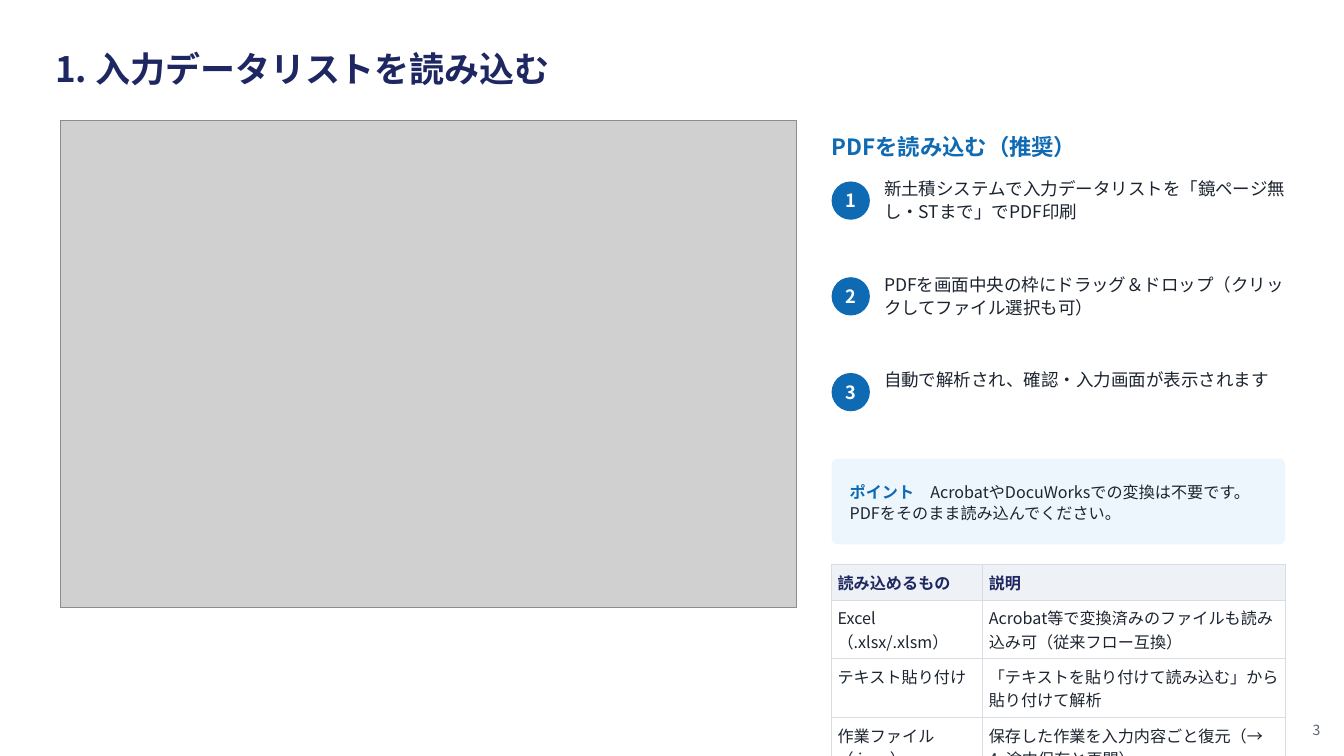
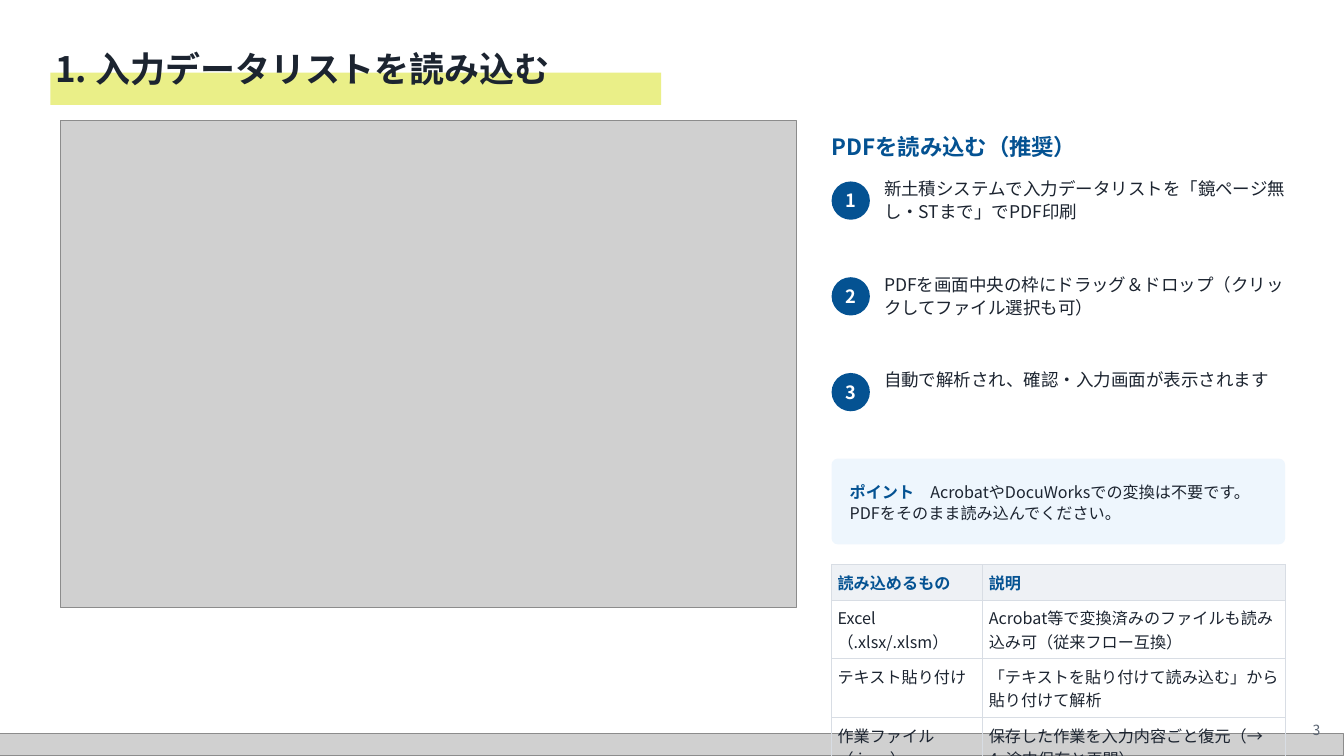
Before and after one commit to caica-inc/takashima-yuto-site, a slide deck: slide 3 of sekisan/docs/KCM積算ツール_操作マニュアル.pptx. Drawn at 1344x756 pixels with LibreOffice and Linux fonts; fonts in the diff are those of the drawing; grey boxes stand for pictures. Boxes give left, top, right and bottom in pixels: in the first picture for what was removed or moved away, otherwise in the second. Text is boxed around its words. In the diff, an @@ line names an element or a change of style, - is before the commit and + after.

```diff
--- a/sekisan/docs/KCM積算ツール_操作マニュアル.pptx
+++ b/sekisan/docs/KCM積算ツール_操作マニュアル.pptx
@@ text "1. 入力データリストを読み込む" at (x1=55, y1=46, x2=549, y2=91): text colour #1E2761 to #1C2430 @@
@@ rectangle added at (x1=50, y1=73, x2=661, y2=105), fill #E3EA61 at 75% opacity @@
@@ text "PDFを読み込む（推奨）" at (x1=832, y1=136, x2=1077, y2=157): text colour #0F6AB4 to #045292 @@
@@ fill #0F6AB4 to #045292 in 3 elements at (x1=832, y1=181, x2=870, y2=220), (x1=832, y1=277, x2=870, y2=316), (x1=832, y1=373, x2=870, y2=411) @@
@@ text "ポイント AcrobatやDocuWorksでの変換は不要です。PDFをそのまま読み込んでください。" at (x1=850, y1=484, x2=1250, y2=520): text colour #0F6AB4 to #045292 in "ポイント" @@
@@ table at (x1=832, y1=565, x2=1286, y2=748) @@
@@ text colour #1E2761 to #045292 in "読み込めるもの", "説明" @@
@@ picture added at (x1=0, y1=734, x2=1344, y2=756) @@
```
Also in this commit, not shown: 8 other slides changed, 5 other files.
